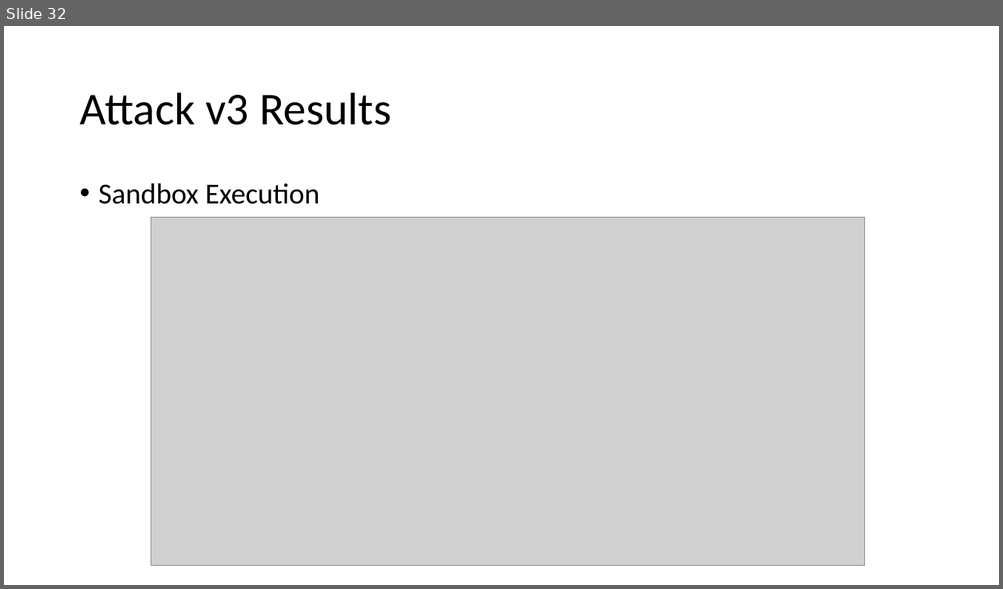
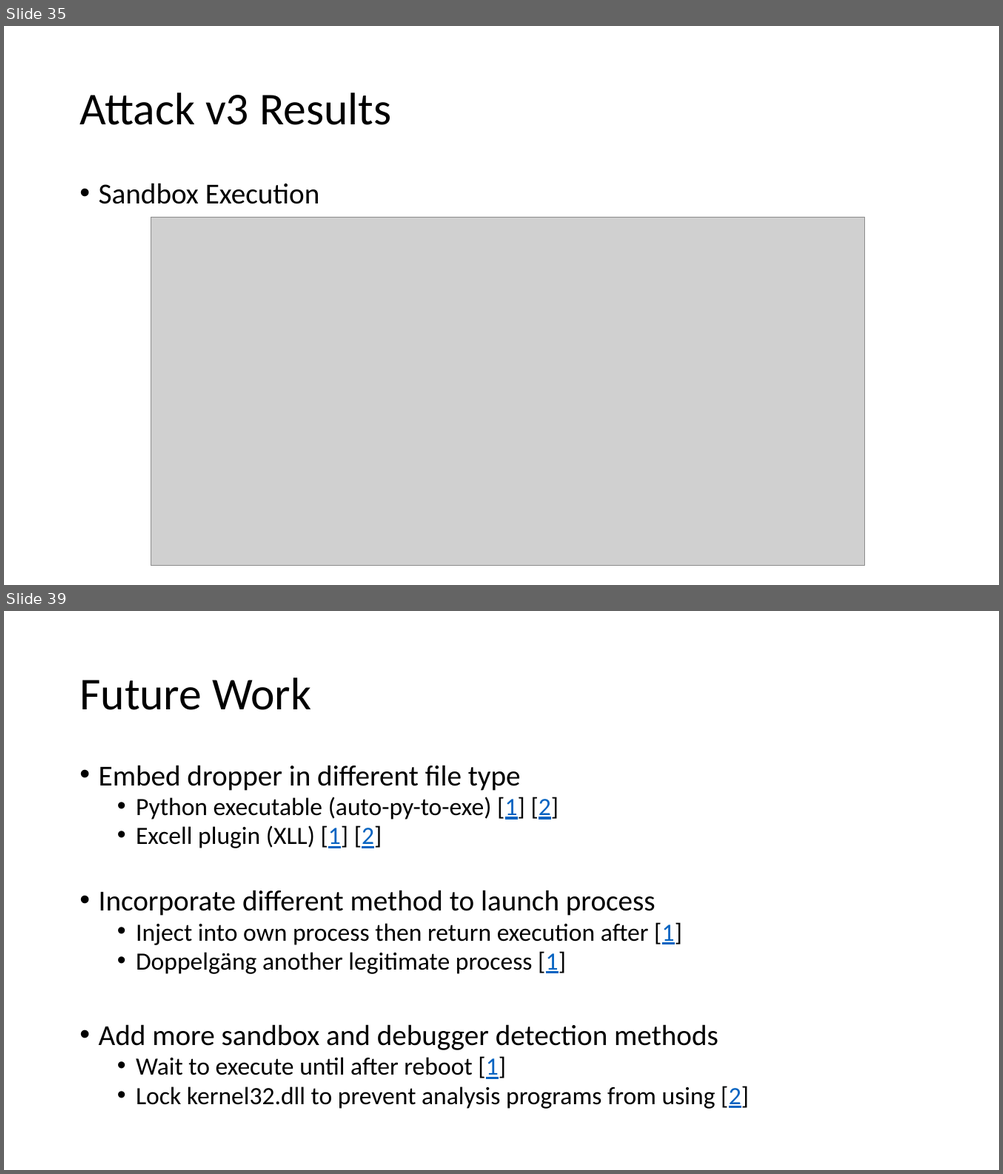
Before and after one commit to jgmuir/CSCE689_Team, a slide deck: attacker/AttackSlides.pptx. Shown one above the other, each under a label of ours: slide 32 before the commit, slides 35 and 39 after it; the slides between them are not shown. The pictures are 1003x589 and 1003x1174 pixels, drawn with LibreOffice and Linux fonts; fonts in the diff are those of the drawing; grey boxes stand for pictures. Boxes give left, top, right and bottom in pixels: in the first picture for what was removed or moved away, otherwise in the second. Text is boxed around its words. In the diff, an @@ line names an element or a change of style, - is before the commit and + after.

```diff
--- a/attacker/AttackSlides.pptx
+++ b/attacker/AttackSlides.pptx
@@ slide 39 added at <box>4,611,999,1170</box>, background #FFFFFF @@
@@ title added at <box>79,678,311,710</box>, 44 pt, text #000000 @@
+Future Work
@@ text added at <box>99,765,748,1109</box>, 24 pt, text #000000 @@
+• Embed dropper in different file type
+  • Python executable (auto-py-to-exe) [1] [2]
+  • Excell plugin (XLL) [1] [2]
+• Incorporate different method to launch process
+  • Inject into own process then return execution after [1]
+  • Doppelgӓng another legitimate process [1]
+• Add more sandbox and debugger detection methods
+  • Wait to execute until after reboot [1]
+  • Lock kernel32.dll to prevent analysis programs from using [2]
@@ what was slide 32 is now slide 35 @@
```
Also in this commit, not shown: 6 slides changed, 4 other slides added, 2 other files.
